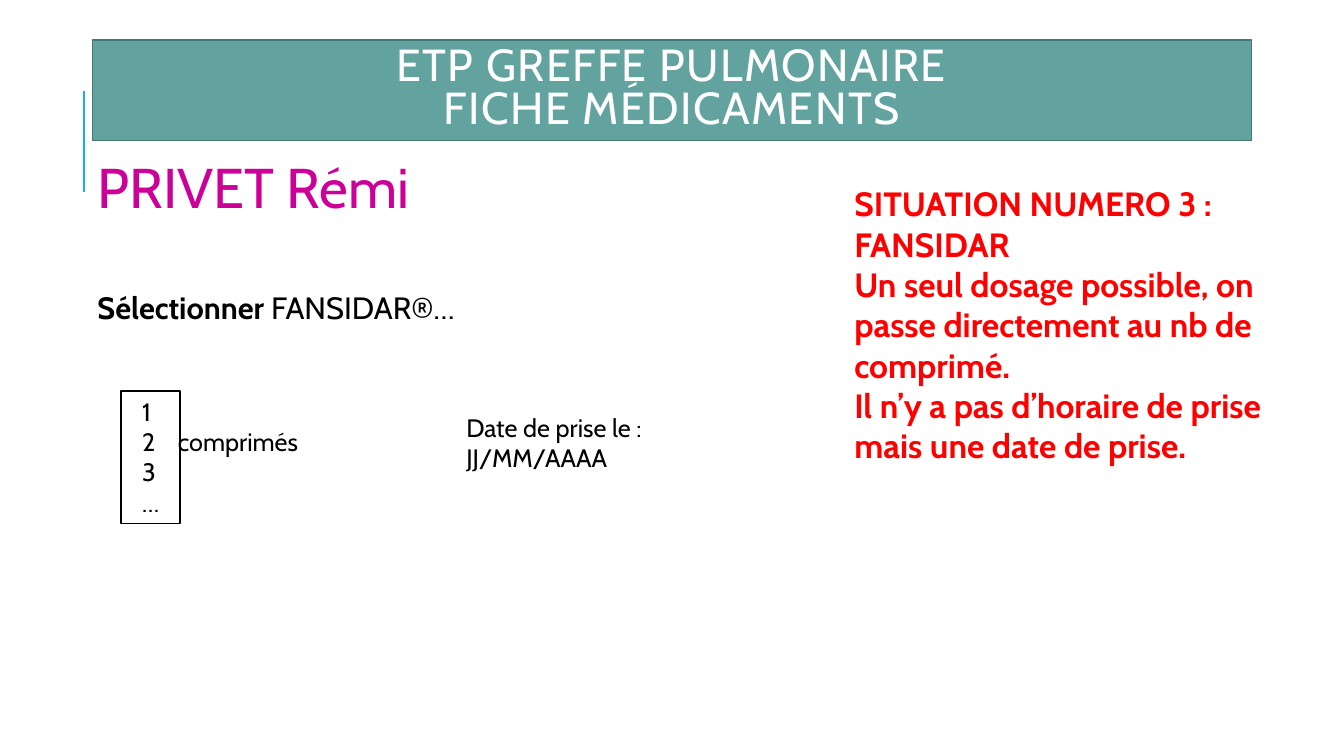
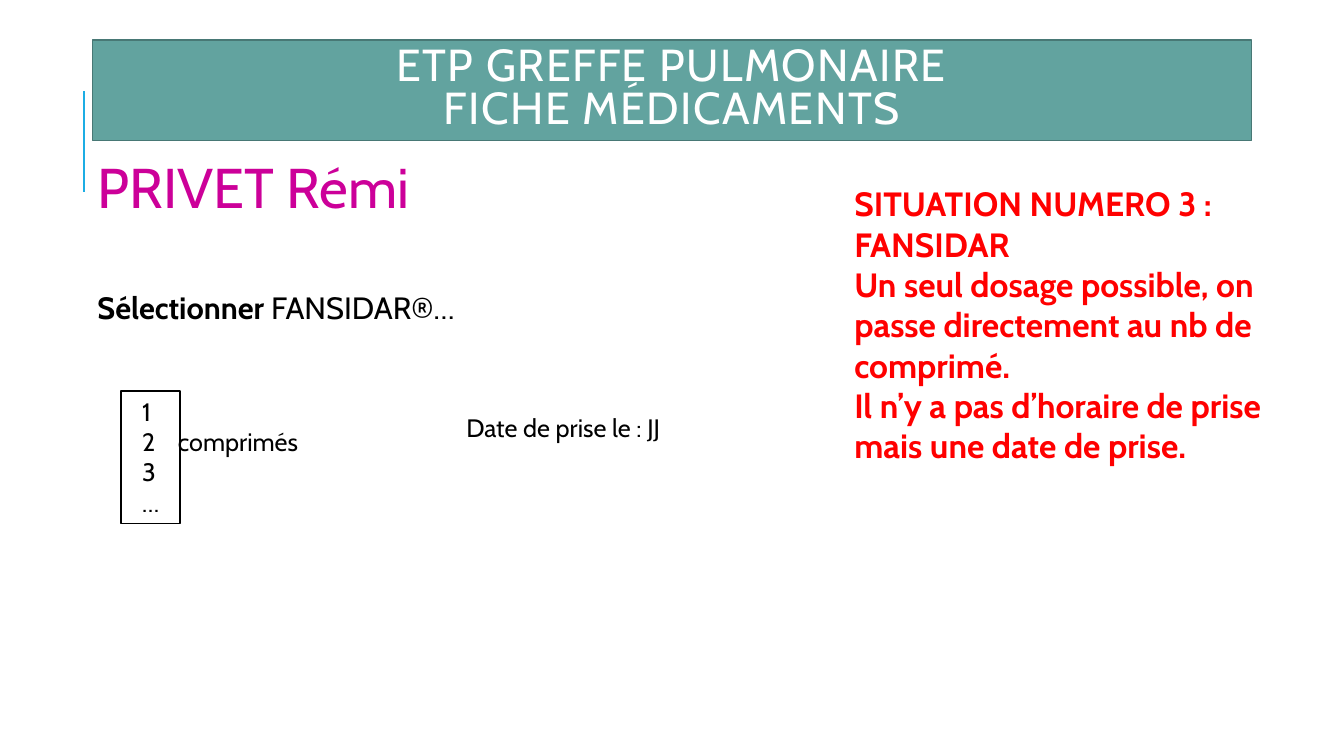
Before and after one commit to privetr/pharmaForm, a slide deck: slide 13 of specs/PRESCRIPTION_0310.pptx. Drawn at 1344x756 pixels with LibreOffice and Linux fonts; fonts in the diff are those of the drawing. Boxes give left, top, right and bottom in pixels: in the first picture for what was removed or moved away, otherwise in the second. Text is boxed around its words. In the diff, an @@ line names an element or a change of style, - is before the commit and + after.

```diff
--- a/specs/PRESCRIPTION_0310.pptx
+++ b/specs/PRESCRIPTION_0310.pptx
@@ text at [466, 418, 660, 443]: text changed @@
-Date de prise le : JJ/MM/AAAA
+Date de prise le : JJ
```
Also in this commit, not shown: 2 other slides changed, 12 other files.
